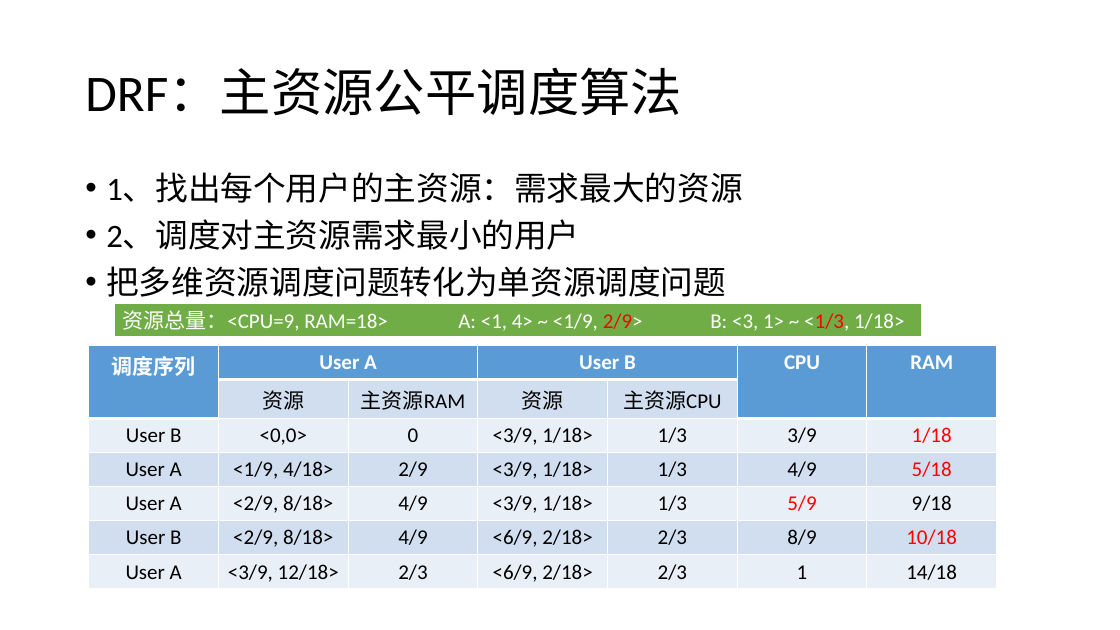
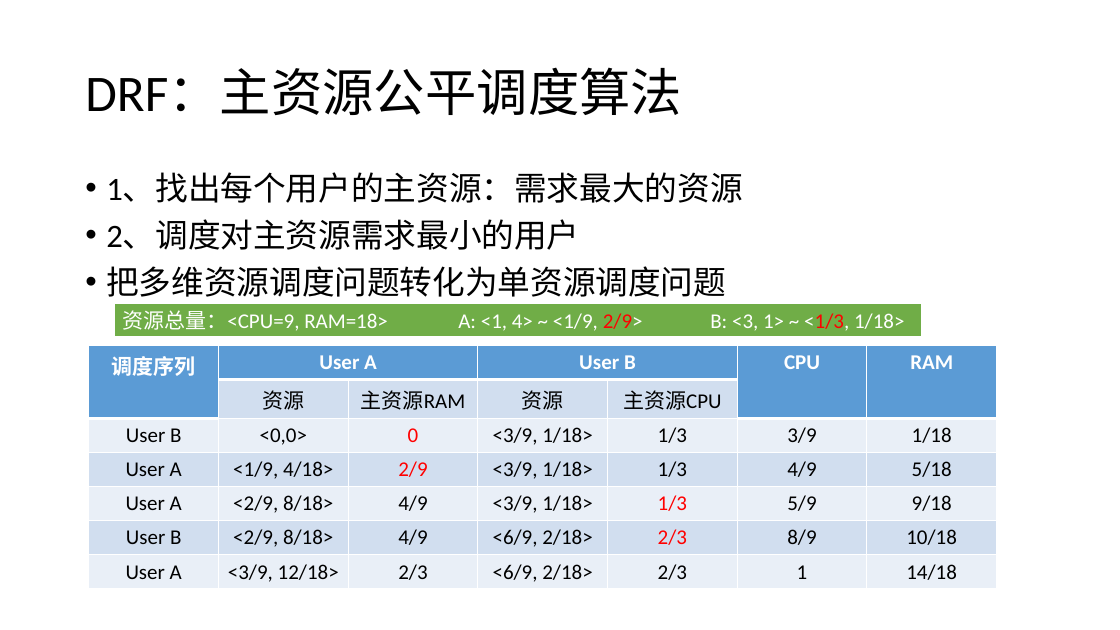
Before and after one commit to loull521/hadoop-yarn-src-read, a slide deck: slide 16 of ppt/Hadoop_2.4.1_YARN_source_code_read.pptx. Drawn at 1120x630 pixels with LibreOffice and Linux fonts; fonts in the diff are those of the drawing. Boxes give left, top, right and bottom in pixels: in the first picture for what was removed or moved away, otherwise in the second. Text is boxed around its words. In the diff, an @@ line names an element or a change of style, - is before the commit and + after.

```diff
--- a/ppt/Hadoop_2.4.1_YARN_source_code_read.pptx
+++ b/ppt/Hadoop_2.4.1_YARN_source_code_read.pptx
@@ table at [89,346,995,586] @@
@@ text colour #000000 to #FF0000 in "0", "2/9", "1/3", "2/3" @@
@@ text colour #FF0000 to #000000 in "1/18", "5/18", "5/9", "10/18" @@
```
Also in this commit, not shown: 16 other slides changed, 4 slides added, 1 slide removed, 5 other files.
